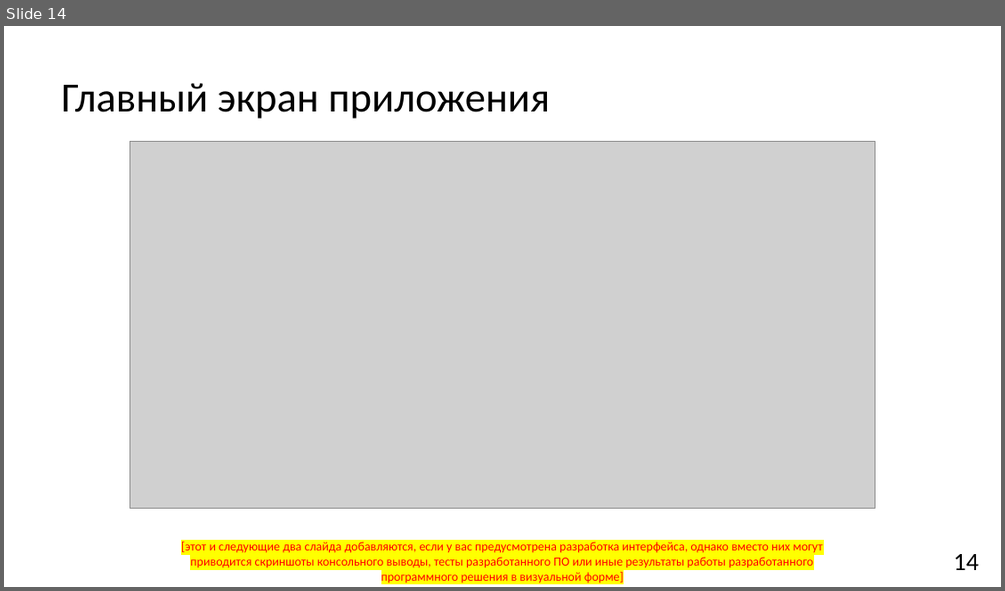
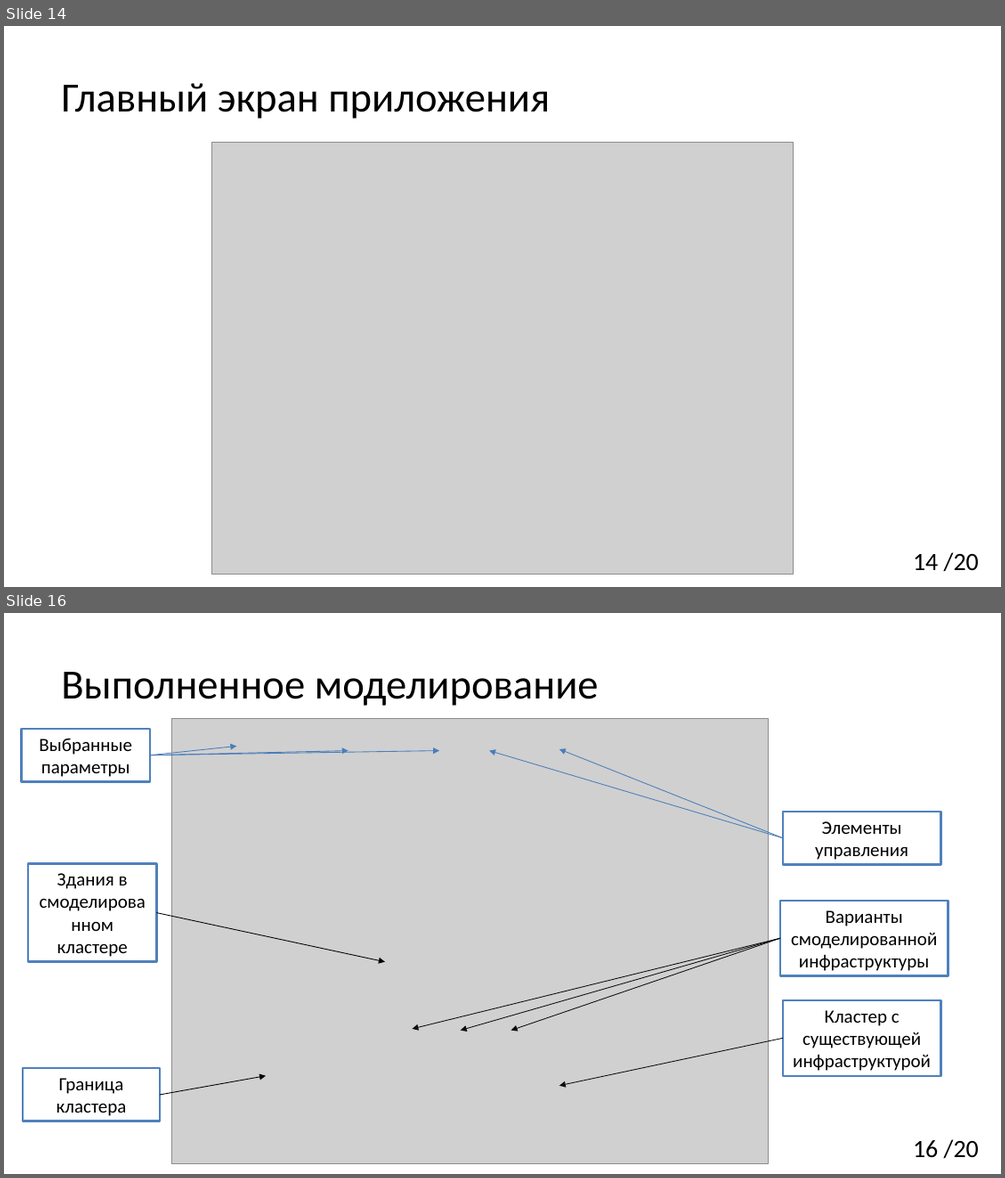
Before and after one commit to YaroslavMestkovsky/VKR, a slide deck: 3 [Презентация].pptx. Shown one above the other, each under a label of ours: slide 14 before the commit, slides 14 and 16 after it; the slides between them are not shown. The pictures are 1005x591 and 1005x1178 pixels, drawn with LibreOffice and Linux fonts; fonts in the diff are those of the drawing; grey boxes stand for pictures. Boxes give left, top, right and bottom in pixels: in the first picture for what was removed or moved away, otherwise in the second. Text is boxed around its words. In the diff, an @@ line names an element or a change of style, - is before the commit and + after.

```diff
--- a/3 [Презентация].pptx
+++ b/3 [Презентация].pptx
@@ slide 16 added at (4, 613, 1001, 1174), background #FFFFFF @@
@@ title added at (61, 672, 599, 706), 40 pt, text #000000 @@
+Выполненное моделирование
@@ picture added at (171, 718, 769, 1163) @@
@@ rectangle added at (21, 729, 150, 782), fill #FFFFFF, outline #4F81BD 2 pt, 18 pt, text #000000 @@
+Выбранные параметры
@@ arrow added from (150, 755) to (439, 751), #4A7DBA 0.75 pt @@
@@ arrow added from (150, 755) to (348, 751), #4A7DBA 0.75 pt @@
@@ arrow added from (150, 755) to (236, 747), #4A7DBA 0.75 pt @@
@@ arrow added from (783, 838) to (489, 751), #4A7DBA 0.75 pt @@
@@ arrow added from (783, 838) to (559, 749), #4A7DBA 0.75 pt @@
@@ rectangle added at (783, 811, 941, 865), fill #FFFFFF, outline #4F81BD 2 pt, 18 pt, text #000000 @@
+Элементы управления
@@ rectangle added at (28, 863, 156, 962), fill #FFFFFF, outline #4F81BD 2 pt, 18 pt, text #000000 @@
+Здания в смоделированном кластере
@@ rectangle added at (780, 900, 947, 976), fill #FFFFFF, outline #4F81BD 2 pt, 18 pt, text #000000 @@
+Варианты смоделированной инфраструктуры
@@ arrow added from (156, 913) to (385, 962), #000000 0.75 pt @@
@@ arrow added from (780, 938) to (413, 1029), #0D0D0D 0.75 pt @@
@@ arrow added from (780, 938) to (461, 1030), #0D0D0D 0.75 pt @@
@@ arrow added from (780, 938) to (511, 1030), #0D0D0D 0.75 pt @@
@@ rectangle added at (783, 1000, 941, 1076), fill #FFFFFF, outline #4F81BD 2 pt, 18 pt, text #000000 @@
+Кластер с существующей инфраструктурой
@@ arrow added from (783, 1038) to (559, 1086), #0D0D0D 0.75 pt @@
@@ rectangle added at (23, 1069, 160, 1121), fill #FFFFFF, outline #4F81BD 2 pt, 18 pt, text #000000 @@
+Граница кластера
@@ arrow added from (160, 1094) to (266, 1076), #000000 0.75 pt @@
@@ page number added at (913, 1139, 979, 1158), 24 pt, text #000000 @@
+16 /20
@@ slide 14 changed as well @@
@@ picture: place and size @@
-picture at (130, 142, 875, 508)
+picture at (212, 142, 793, 574)
@@ text removed at (181, 541, 822, 583) @@
-[этот и следующие два слайда добавляются, если у вас предусмотрена разработка интерфейса, однако вместо них могут приводится скриншоты консольного выводы, тесты разработанного ПО или иные результаты работы разработанного программного решения в визуальной форме]
@@ page number at (913, 552, 979, 571): text changed @@
-14
+14 /20
```
Also in this commit, not shown: 3 other slides changed, 14 other slides added, 14 slides removed, 1 other file.
